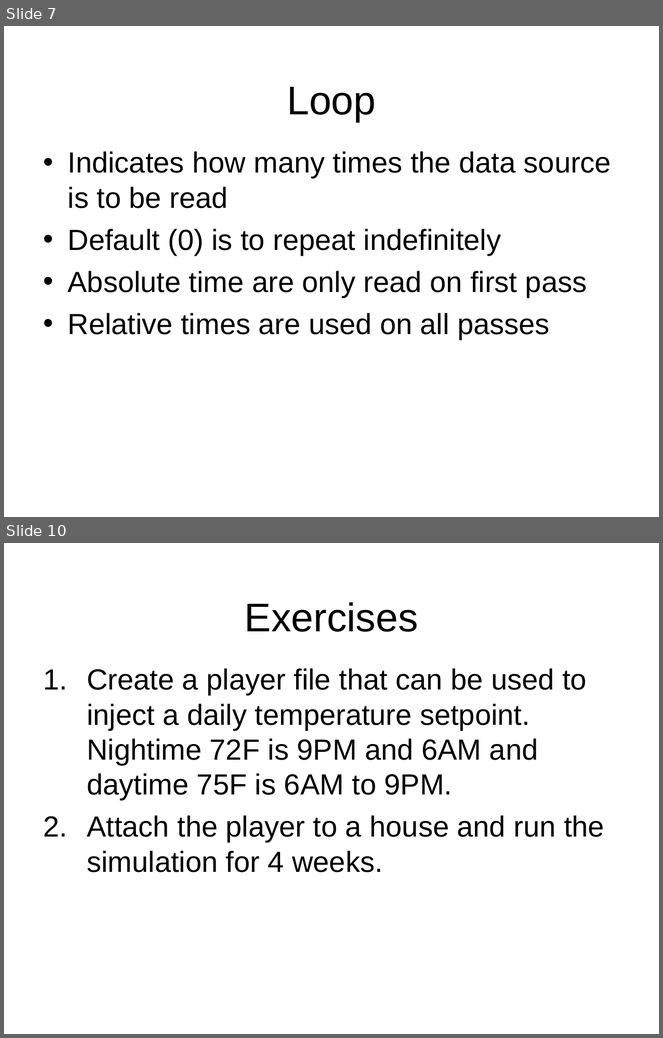
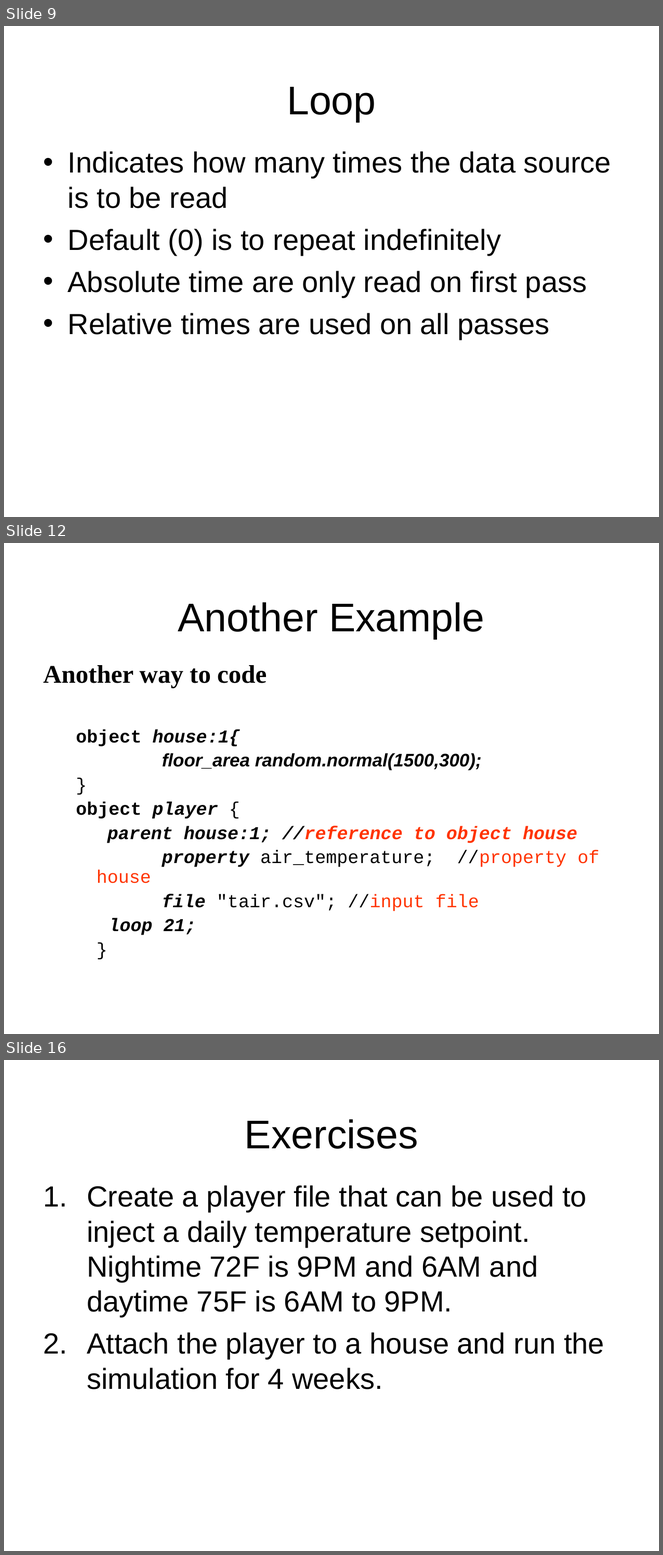
Before and after one commit to gridlab-d/course, a slide deck: 2.1 - Players.pps. Shown one above the other, each under a label of ours: slides 7 and 10 before the commit, slides 9, 12 and 16 after it; the slides between them are not shown. The pictures are 663x1038 and 663x1555 pixels, drawn with LibreOffice and Linux fonts; fonts in the diff are those of the drawing; background and template pictures are left out. Boxes give left, top, right and bottom in pixels: in the first picture for what was removed or moved away, otherwise in the second. Text is boxed around its words. In the diff, an @@ line names an element or a change of style, - is before the commit and + after.

```diff
--- a/2.1 - Players.pps
+++ b/2.1 - Players.pps
@@ slide 12 added at <box>4,543,659,1034</box>, background picture (left out) @@
@@ title added at <box>178,602,484,639</box>, 44 pt, text #000000 @@
+Another Example
@@ text added at <box>43,665,599,936</box>, 20 pt, text #000000, bold, italic @@
+Another way to code
+  object house:1{
+  floor_area random.normal(1500,300);
+  }
+  object player {
+  parent house:1; //reference to object house
+  property air_temperature; //property of house
+  file "tair.csv"; //input file
+  loop 21;
+  }
@@ what was slide 7 is now slide 9 @@
@@ what was slide 10 is now slide 16 @@
```
Also in this commit, not shown: 2 slides changed, 5 other slides added, 4 other files.
